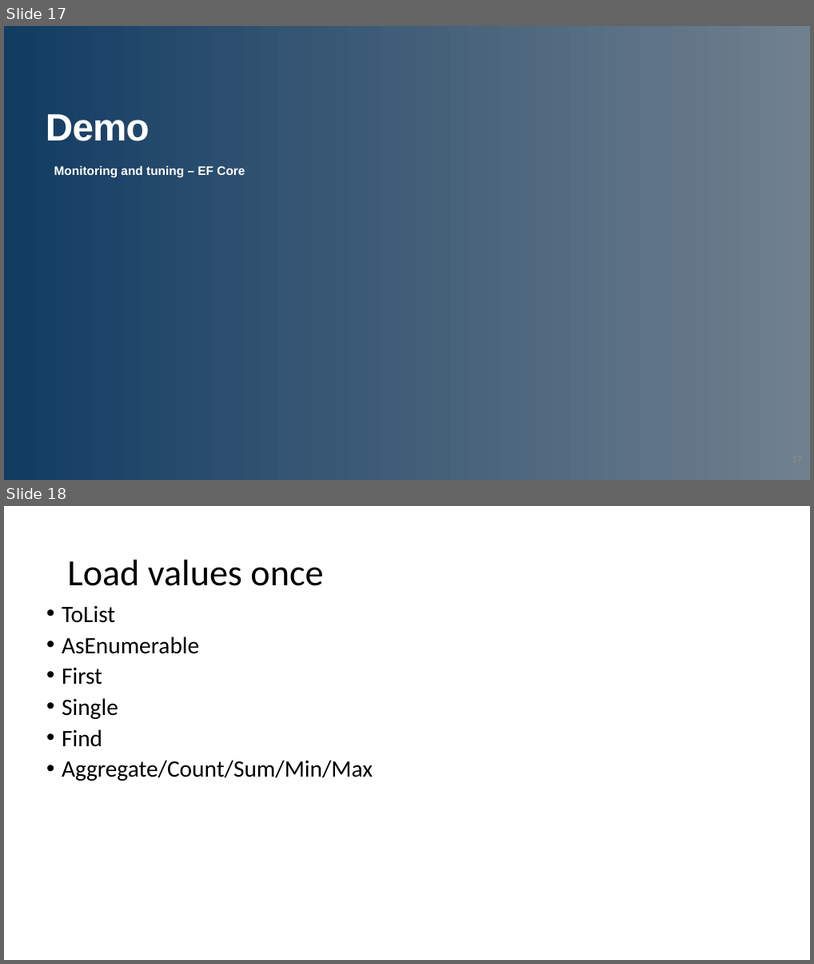
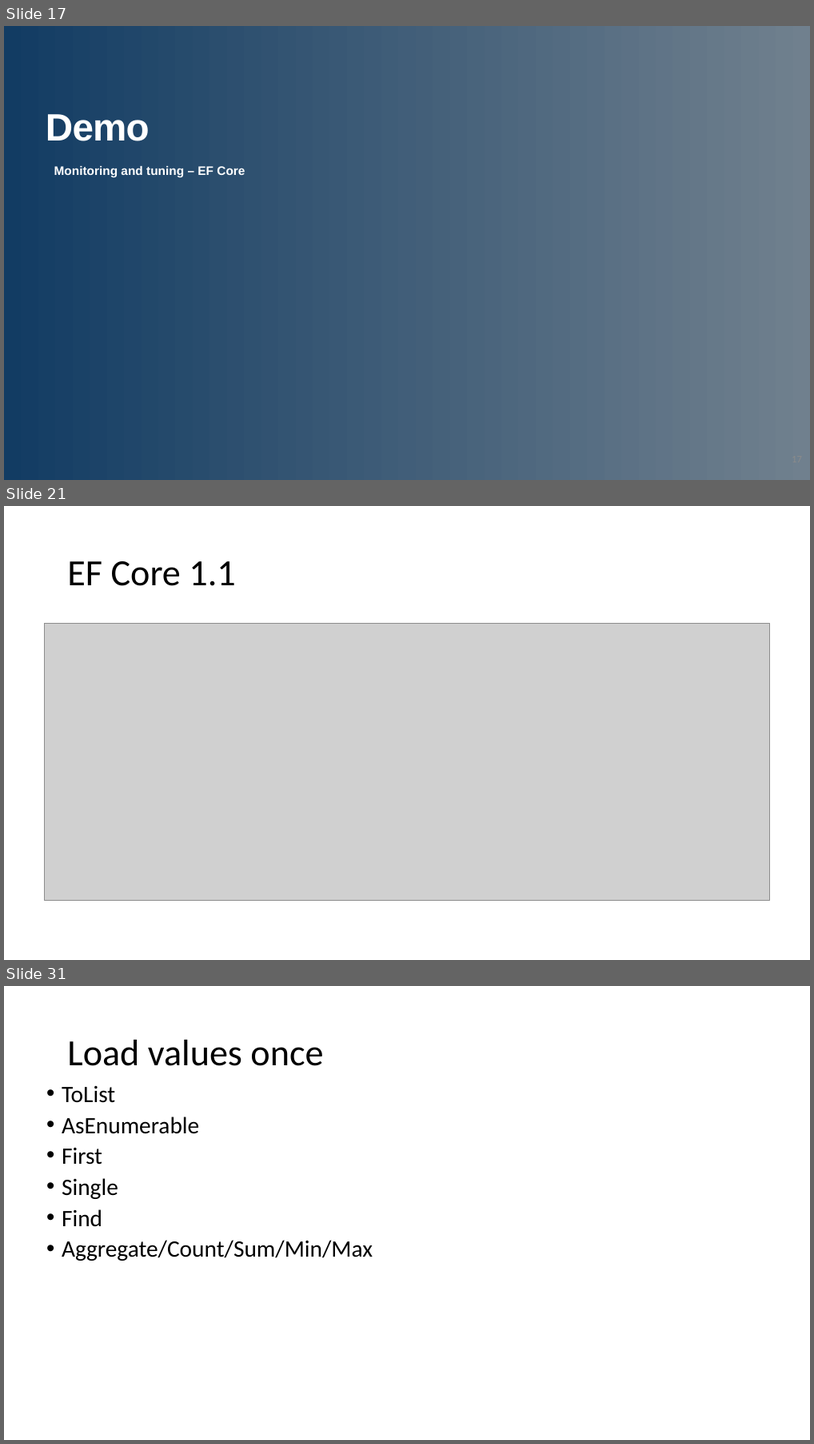
Before and after one commit to jwooley/RecipeWebApi, a slide deck: EFPerf.pptx. Shown one above the other, each under a label of ours: slides 17 and 18 before the commit, slides 17, 21 and 31 after it; the slides between them are not shown. The pictures are 814x964 and 814x1444 pixels, drawn with LibreOffice and Linux fonts; fonts in the diff are those of the drawing; grey boxes stand for pictures; background and template pictures are left out. Boxes give left, top, right and bottom in pixels: in the first picture for what was removed or moved away, otherwise in the second. Text is boxed around its words. In the diff, an @@ line names an element or a change of style, - is before the commit and + after.

Commit message:
Updating slides for EF Core enhancements

```diff
--- a/EFPerf.pptx
+++ b/EFPerf.pptx
@@ slide 21 added at (x1=4, y1=506, x2=810, y2=960), background #FFFFFF @@
@@ title added at (x1=67, y1=561, x2=235, y2=586), 33 pt, text #000000 @@
+EF Core 1.1
@@ picture added at (x1=44, y1=623, x2=770, y2=900) @@
@@ what was slide 18 is now slide 31 @@
```
Also in this commit, not shown: 1 slide changed, 12 other slides added.
